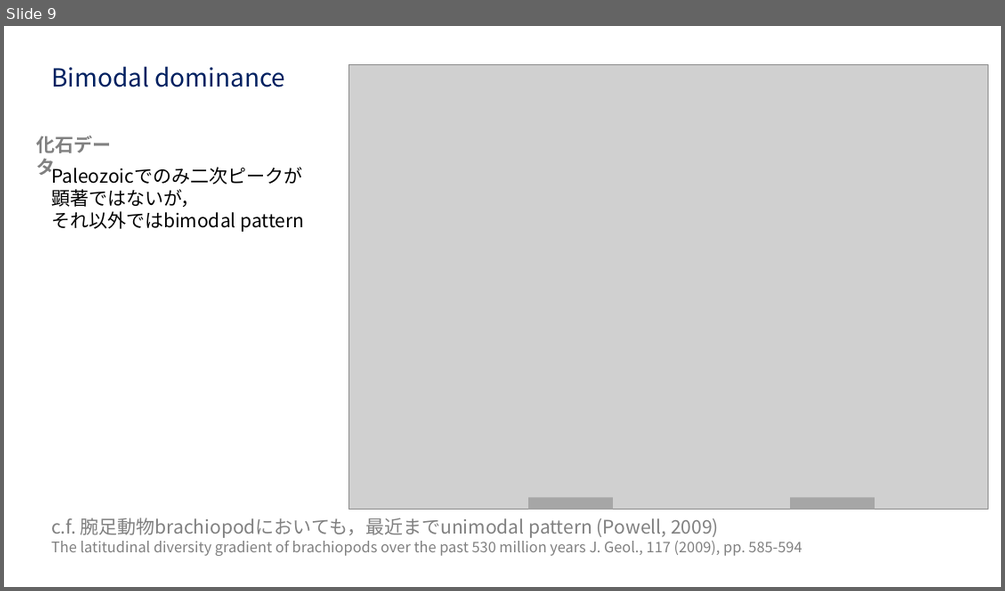
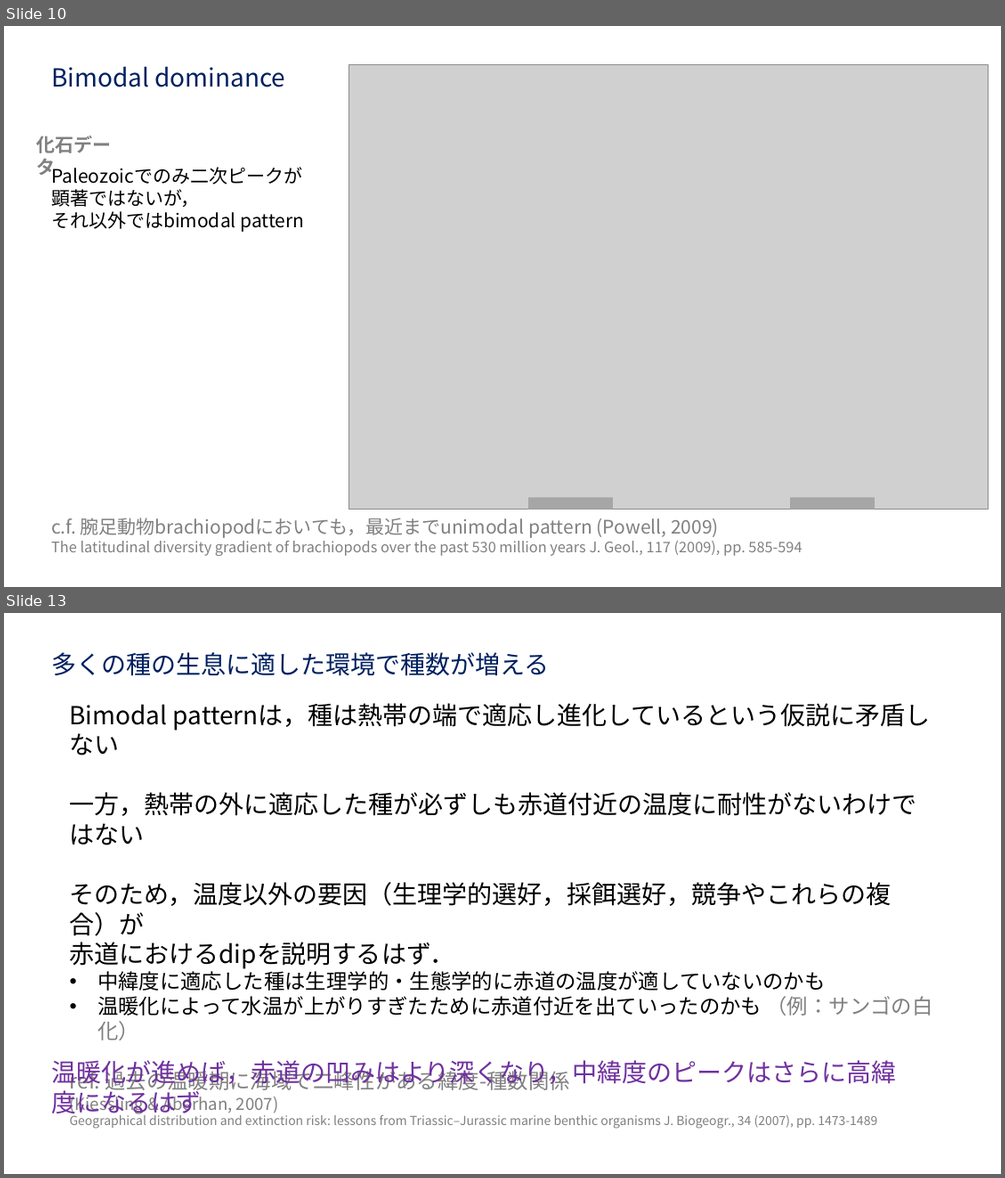
Before and after one commit to anchor200/Ronbun_yomi, a slide deck: data/Images/Chaudhary_etal_2016/Chaudhary_etal_2016.pptx. Shown one above the other, each under a label of ours: slide 9 before the commit, slides 10 and 13 after it; the slides between them are not shown. The pictures are 1005x591 and 1005x1178 pixels, drawn with LibreOffice and Linux fonts; fonts in the diff are those of the drawing; grey boxes stand for pictures. Boxes give left, top, right and bottom in pixels: in the first picture for what was removed or moved away, otherwise in the second. Text is boxed around its words. In the diff, an @@ line names an element or a change of style, - is before the commit and + after.

```diff
--- a/data/Images/Chaudhary_etal_2016/Chaudhary_etal_2016.pptx
+++ b/data/Images/Chaudhary_etal_2016/Chaudhary_etal_2016.pptx
@@ slide 13 added at bbox=[4, 613, 1001, 1174], background #FFFFFF @@
@@ text added at bbox=[51, 652, 549, 676], 24 pt, text #002060 @@
+多くの種の生息に適した環境で種数が増える
@@ text added at bbox=[70, 703, 933, 1128], 24 pt, text #000000 @@
+Bimodal patternは，種は熱帯の端で適応し進化しているという仮説に矛盾しない
+一方，熱帯の外に適応した種が必ずしも赤道付近の温度に耐性がないわけではない
+そのため，温度以外の要因（生理学的選好，採餌選好，競争やこれらの複合）が
+赤道におけるdipを説明するはず．
+• 中緯度に適応した種は生理学的・生態学的に赤道の温度が適していないのかも
+• 温暖化によって水温が上がりすぎたために赤道付近を出ていったのかも （例：サンゴの白化）
+ref. 過去の温暖期に海域で二峰性がある緯度-種数関係
+(Kiessling & Aberhan, 2007)
+Geographical distribution and extinction risk: lessons from Triassic–Jurassic marine benthic organisms J. Biogeogr., 34 (2007), pp. 1473-1489
@@ text added at bbox=[51, 1060, 896, 1119], 24 pt, text #7030A0 @@
+温暖化が進めば，赤道の凹みはより深くなり，中緯度のピークはさらに高緯度になるはず
@@ what was slide 9 is now slide 10 @@
```
Also in this commit, not shown: 4 slides changed, 6 other slides added, 1 slide removed, 28 other files.
